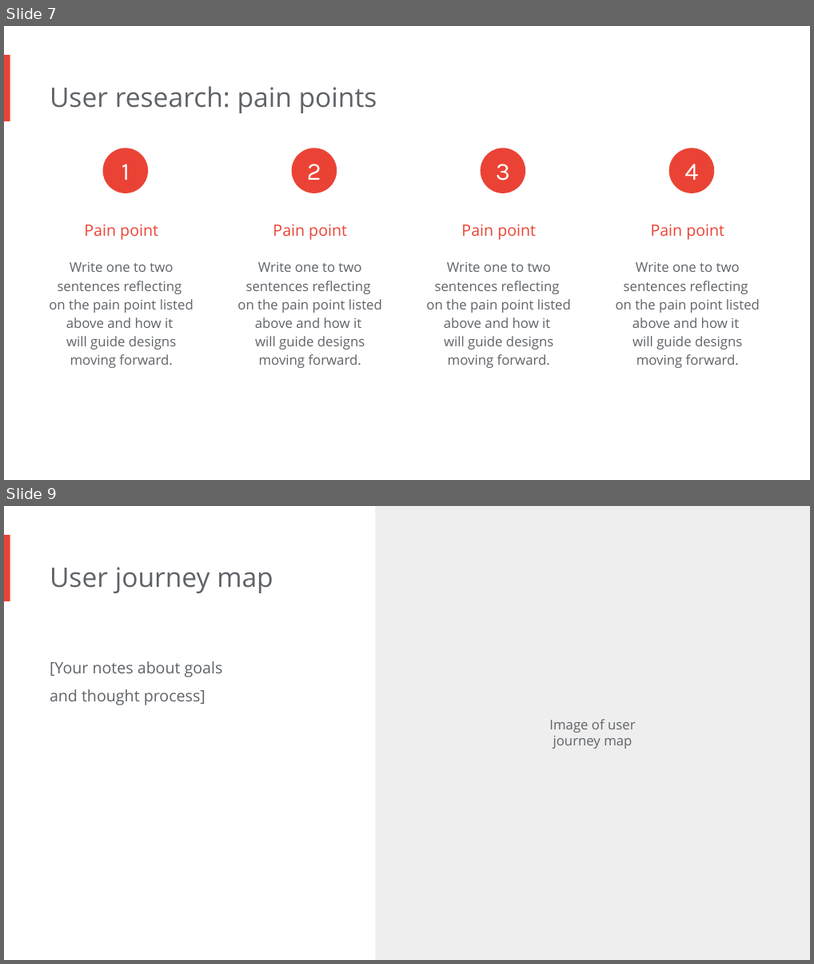
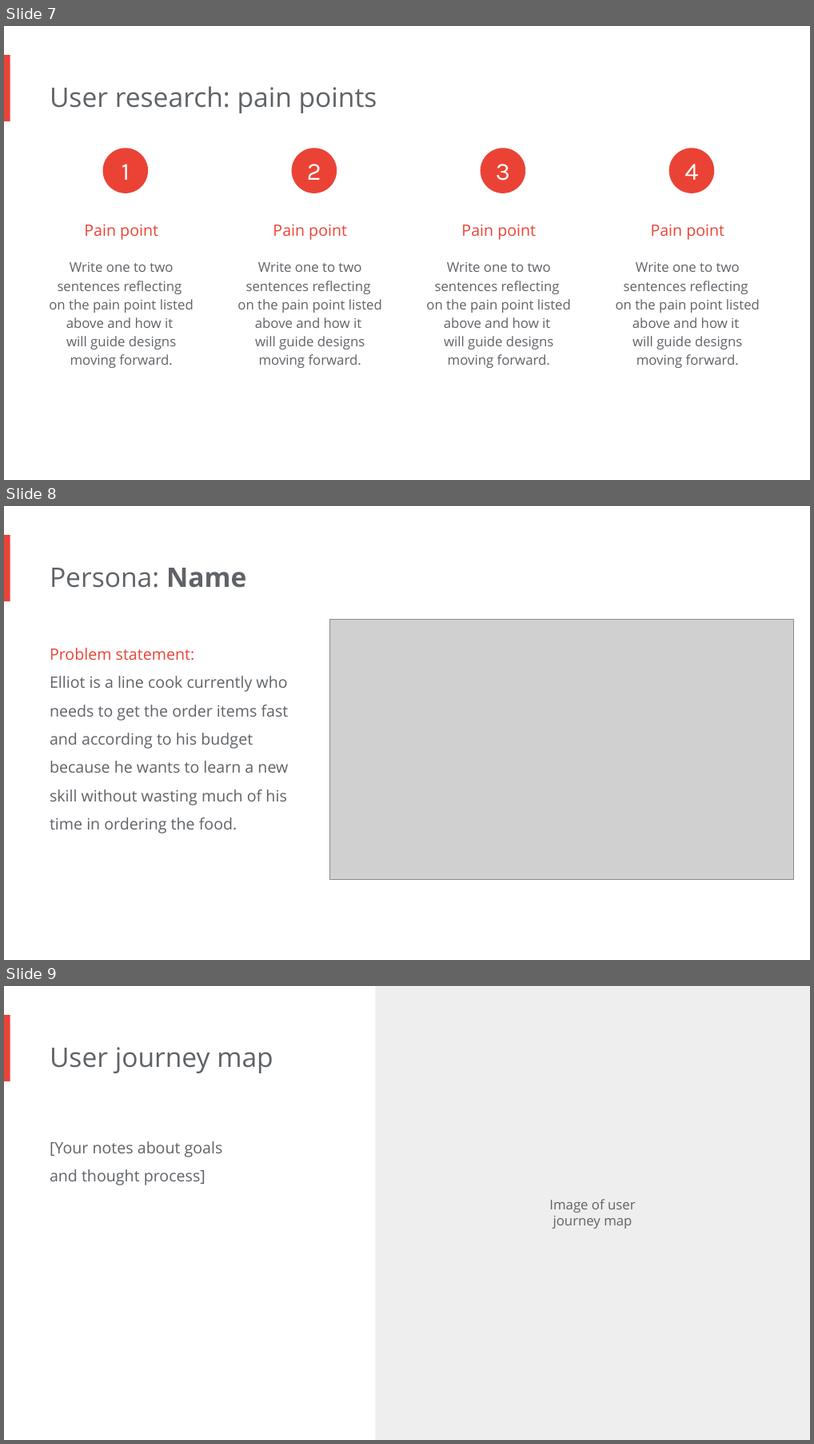
Before and after one commit to aPR0T0/UX-design, a slide deck: Portfolio Project/Study Deck.pptx. Shown one above the other, each under a label of ours: slides 7 and 9 before the commit, slides 7, 8 and 9 after it; the slides between them are not shown. The pictures are 814x964 and 814x1444 pixels, drawn with LibreOffice and Linux fonts; fonts in the diff are those of the drawing; grey boxes stand for pictures. Boxes give left, top, right and bottom in pixels: in the first picture for what was removed or moved away, otherwise in the second. Text is boxed around its words. In the diff, an @@ line names an element or a change of style, - is before the commit and + after.

```diff
--- a/Portfolio Project/Study Deck.pptx
+++ b/Portfolio Project/Study Deck.pptx
@@ slide 8 added at box(4, 506, 810, 960), background #FFFFFF; not listed: 1 template element that a slide beside it also shows @@
@@ text added at box(50, 568, 246, 588), 24 pt, text #5F6368 @@
+Persona: Name
@@ picture added at box(330, 619, 794, 880) @@
@@ text added at box(50, 648, 289, 833), 14 pt, text #5F6368 @@
+Problem statement:
+Elliot is a line cook currently who needs to get the order items fast and according to his budget because he wants to learn a new skill without wasting much of his time in ordering the food.
```
Also in this commit, not shown: 2 slides changed, 1 slide removed, 2 other files.
